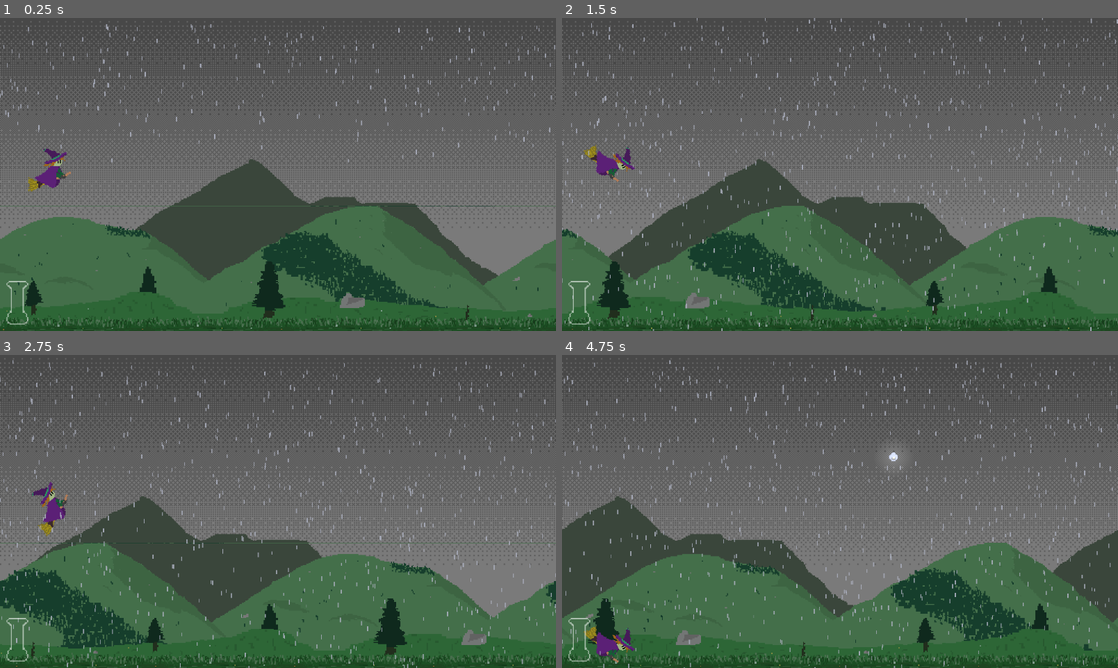
Above: before the commit, frames 1-4 (two rows, left to right).
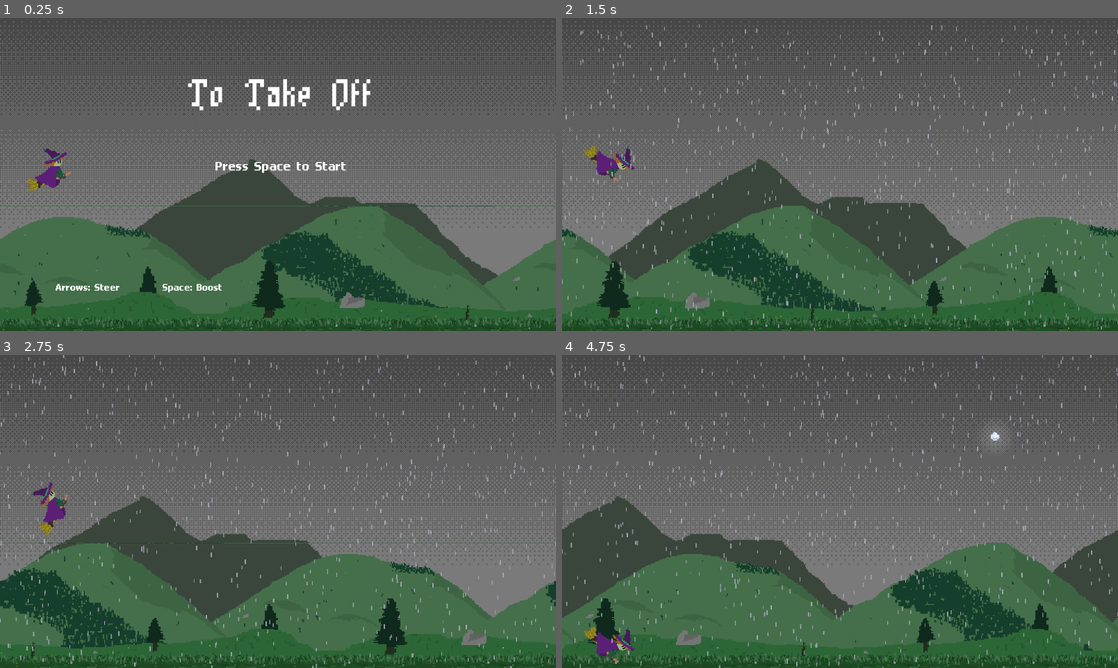
Above: after the commit, the same moments.

Repository: ClementRivaille/storm-witch
Game: Godot game, scene res://main.tscn
Same seed, same stepped clock (60 frames per second), same inputs: the game is played once before the commit and once after it.
Inputs:
- Up to frame 1 (0.25 s): no input
- Up to frame 2 (1.5 s): tap Space (jump) at 0.5, 0.77 s; hold Up (up) 0.53-1.28 s; hold Enter (ui_accept) 0.53-1.28 s; hold Down (down) from 1.28 s (still down); tap Enter (ui_accept) at 1.35 s
- Up to frame 3 (2.75 s): tap Space (jump) at 1.52 s; release Down (down) at 2.03 s; hold Up (up) from 2.03 s (still down); hold Enter (ui_accept) from 2.03 s (still down)
- Up to frame 4 (4.75 s): release Enter (ui_accept) at 2.78 s; tap Enter (ui_accept) at 2.85, 4.35 s; tap Space (jump) at 3.02, 3.77, 4.52 s; release Up (up) at 3.53 s; hold Enter (ui_accept) 3.53-4.28 s; hold Down (down) from 3.53 s (still down)

The runs differ from the first frame. In frame 1, 2.3% of the frame differs, in the area x 0-100%, y 2-98%; in frame 2, 3.5%; in frame 3, 3.5%; in frame 4, 3.8%, in the area x 0-100%, y 0-100%.

Commit message:
feat: start screen

Diff:
--- a/main.tscn
+++ b/main.tscn
@@ -21,7 +21,10 @@
 [ext_resource type="PackedScene" uid="uid://c1162y6kx1prd" path="res://scenes/Bird.tscn" id="17_bxcmp"]
 [ext_resource type="Script" path="res://scripts/EnemiesSpawner.gd" id="17_pf03v"]
 [ext_resource type="PackedScene" uid="uid://d1rbcw2x511xr" path="res://scenes/Skull.tscn" id="19_ll4tm"]
+[ext_resource type="Script" path="res://scripts/UIManager.gd" id="21_w72tb"]
+[ext_resource type="FontFile" uid="uid://sglwxwju1vdo" path="res://assets/fonts/MicroStyle.ttf" id="22_oxsgh"]
 [ext_resource type="PackedScene" uid="uid://c5y7vs76mvfaq" path="res://scenes/End.tscn" id="22_u0wi4"]
+[ext_resource type="FontFile" uid="uid://bgp4ip5awcsmv" path="res://assets/fonts/Serpentine.ttf" id="23_2b0bm"]
 
 [sub_resource type="Resource" id="Resource_0teo4"]
 script = ExtResource("2_h4nbr")
@@ -109,6 +112,12 @@
 [sub_resource type="RectangleShape2D" id="RectangleShape2D_w4onl"]
 size = Vector2(1300, 40)
 
+[sub_resource type="FontVariation" id="FontVariation_g3h0v"]
+base_font = ExtResource("22_oxsgh")
+
+[sub_resource type="FontVariation" id="FontVariation_exrvn"]
+base_font = ExtResource("23_2b0bm")
+
 [node name="Main" type="Node2D"]
 texture_filter = 1
 texture_repeat = 2
@@ -240,9 +249,11 @@
 offset_bottom = -15.0
 grow_horizontal = 2
 grow_vertical = 2
+script = ExtResource("21_w72tb")
 metadata/_edit_lock_ = true
 
 [node name="Flask" parent="CanvasLayer/UI" instance=ExtResource("8_nrlv5")]
+visible = false
 layout_mode = 1
 anchors_preset = 2
 anchor_top = 1.0
@@ -251,7 +262,84 @@
 offset_bottom = 0.0
 grow_vertical = 0
 
+[node name="StartScreen" type="Control" parent="CanvasLayer/UI"]
+layout_mode = 1
+anchors_preset = 15
+anchor_right = 1.0
+anchor_bottom = 1.0
+grow_horizontal = 2
+grow_vertical = 2
+
+[node name="Label" type="Label" parent="CanvasLayer/UI/StartScreen"]
+layout_mode = 1
+anchors_preset = -1
+anchor_left = 0.5
+anchor_top = 0.139
+anchor_right = 0.5
+anchor_bottom = 0.139
+offset_left = -44.5
+offset_right = 44.5
+offset_bottom = 26.0
+grow_horizontal = 2
+theme_override_fonts/font = SubResource("FontVariation_g3h0v")
+theme_override_font_sizes/font_size = 140
+text = "To Take Off"
+
+[node name="Label2" type="Label" parent="CanvasLayer/UI/StartScreen"]
+layout_mode = 1
+anchors_preset = -1
+anchor_left = 0.5
+anchor_top = 0.505
+anchor_right = 0.5
+anchor_bottom = 0.505
+offset_left = -76.5
+offset_top = -26.0
+offset_right = 76.5
+grow_horizontal = 2
+grow_vertical = 0
+theme_override_fonts/font = SubResource("FontVariation_exrvn")
+theme_override_font_sizes/font_size = 40
+text = "Press Space to Start"
+horizontal_alignment = 1
+vertical_alignment = 1
+
+[node name="Label3" type="Label" parent="CanvasLayer/UI/StartScreen"]
+layout_mode = 1
+anchors_preset = -1
+anchor_left = 0.15
+anchor_top = 0.889
+anchor_right = 0.183
+anchor_bottom = 0.906
+offset_left = -76.5
+offset_top = -26.0
+offset_right = 76.5
+grow_horizontal = 2
+grow_vertical = 0
+theme_override_fonts/font = SubResource("FontVariation_exrvn")
+theme_override_font_sizes/font_size = 30
+text = "Arrows: Steer"
+vertical_alignment = 1
+
+[node name="Label4" type="Label" parent="CanvasLayer/UI/StartScreen"]
+layout_mode = 1
+anchors_preset = -1
+anchor_left = 0.344
+anchor_top = 0.889
+anchor_right = 0.344
+anchor_bottom = 0.906
+offset_left = -76.5
+offset_top = -26.0
+offset_right = 76.5
+grow_horizontal = 2
+grow_vertical = 0
+theme_override_fonts/font = SubResource("FontVariation_exrvn")
+theme_override_font_sizes/font_size = 30
+text = "Space: Boost"
+vertical_alignment = 1
+
 [node name="End" parent="." instance=ExtResource("22_u0wi4")]
 
+[connection signal="on_game_start" from="." to="Witch" method="on_game_start"]
 [connection signal="fall" from="Witch" to="MusicManager" method="play_hit"]
 [connection signal="rise_start" from="Witch" to="MusicManager" method="play_chord"]
+[connection signal="done" from="End" to="Witch" method="on_game_end"]
--- a/scripts/Main.gd
+++ b/scripts/Main.gd
@@ -11,11 +11,15 @@
 @onready var darklight: DirectionalLight2D = $DarkLight
 @onready var rain: GPUParticles2D = $Rain
 @onready var music: MusicManager = $MusicManager
+@onready var ui: UIManager = $CanvasLayer/UI
 
 @onready var store: Store = StoreState
 
 var current_bg: ScrollBackground
 var current_sky: Sprite2D
+
+var game_started := false
+signal on_game_start
 
 # Called when the node enters the scene tree for the first time.
 func _ready() -> void:
@@ -25,12 +29,19 @@
   for bg in backgrounds.get_children():
     var background := bg as ScrollBackground
     background.set_bg_visible(false)
+    switch_level(0)
 
-  start_game()
+func _input(event: InputEvent) -> void:
+  if !game_started && event.is_action_pressed("ui_accept"):
+    start_game()
 
 func start_game():
+  game_started = true
   switch_level(0)
   rain.emitting = true
+  ui.start_game()
+  on_game_start.emit()
+
 
   pearl_spanwer.activate()
   music.play_level(0)
@@ -69,3 +80,4 @@
     rain.visible = false
     pearl_spanwer.deactivate()
     enemies_spawner.deactivate()
+    ui.hide_flask()
--- /dev/null
+++ b/scripts/UIManager.gd
@@ -0,0 +1,21 @@
+extends Control
+class_name UIManager
+
+@onready var flask: Control = $Flask
+@onready var start_screen: Control = $StartScreen
+
+@onready var store: Store = StoreState
+
+func _ready() -> void:
+  store.pearl_obtained.connect(on_pearl_obtained)
+
+func start_game():
+  start_screen.visible = false
+
+func on_pearl_obtained():
+  if !flask.visible:
+    flask.visible = true
+    store.pearl_obtained.disconnect(on_pearl_obtained)
+
+func hide_flask():
+  flask.visible = false
--- a/scripts/Witch.gd
+++ b/scripts/Witch.gd
@@ -42,7 +42,7 @@
   EnteringDown,
 }
 
-var locked := false
+var locked := true
 var animation := AnimationState.None
 var momentum: float = 0.0
 
@@ -82,6 +82,12 @@
 
   move_and_slide()
   broomSFX.update_sound(r_velocity.y, momentum)
+
+func on_game_start():
+  locked = false
+
+func on_game_end():
+  locked = true
 
 func is_falling() -> bool:
   return [
Binary file added: assets/fonts/MicroStyle.ttf
Not shown, added: assets/fonts/MicroStyle.ttf.import
Binary file added: assets/fonts/Serpentine.ttf
Not shown, added: assets/fonts/Serpentine.ttf.import
Not shown: 1 places in main.tscn that only renumber resources
